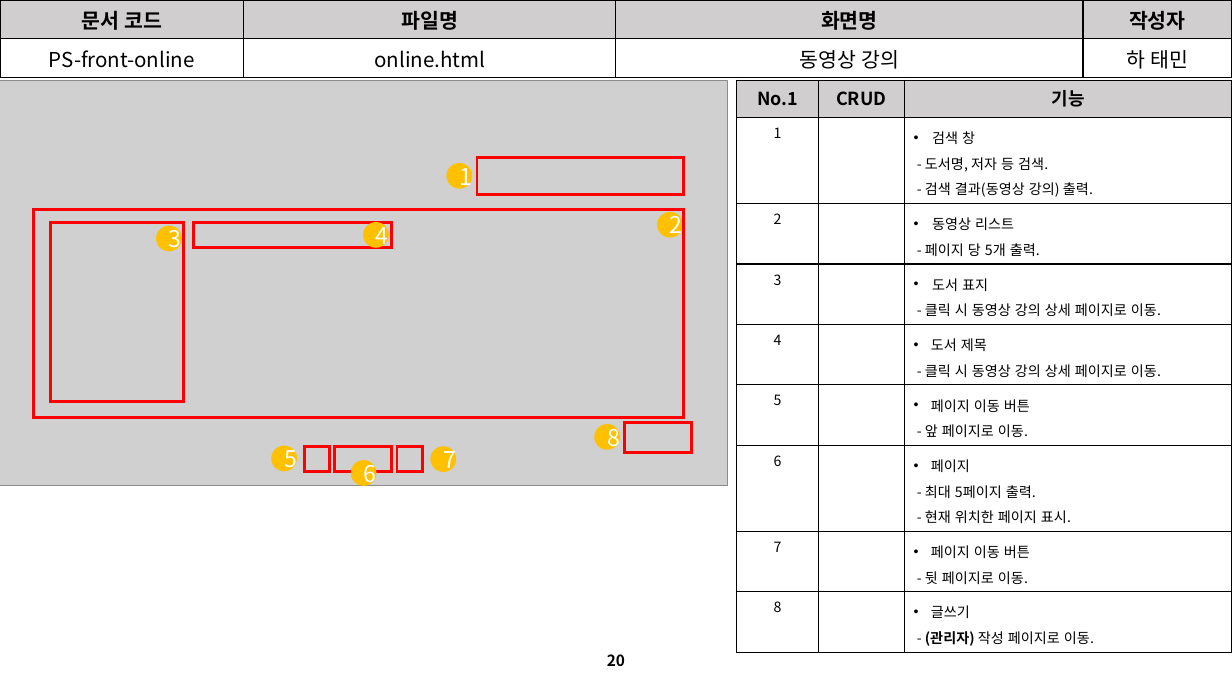
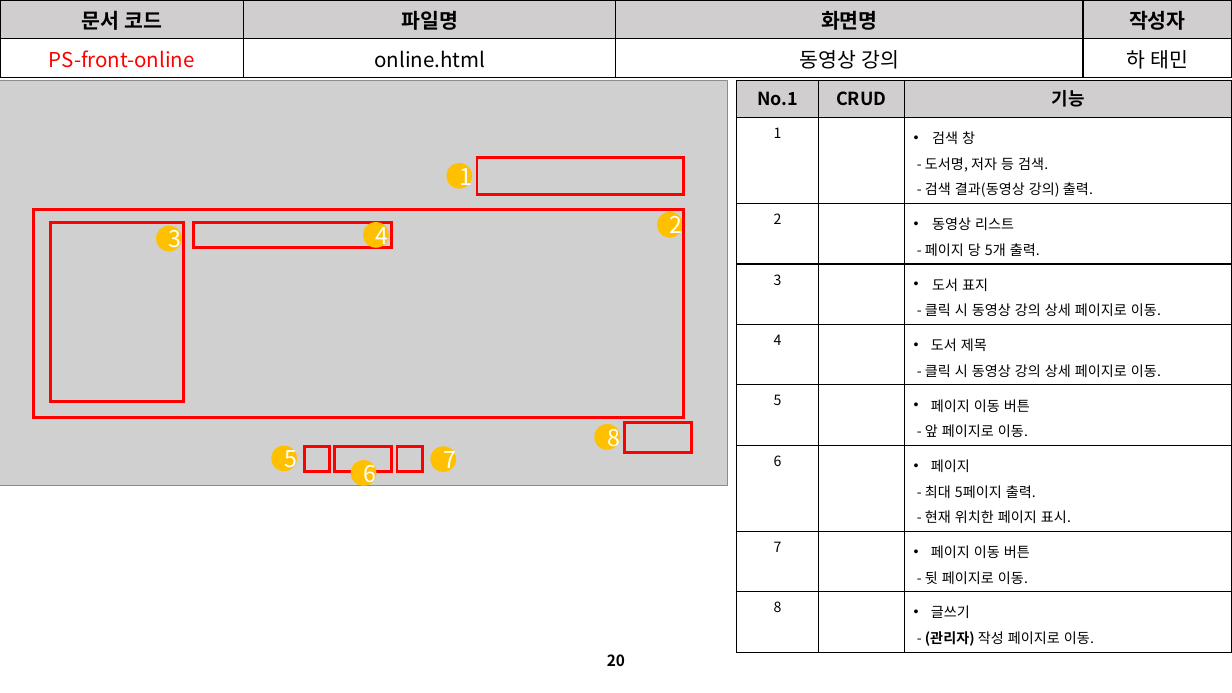
Before and after one commit to David-Ha-1217/Publisher_Portfolio, a slide deck: slide 20 of Documents/진행(변경)사항.pptx. Drawn at 1232x693 pixels with LibreOffice and Linux fonts; fonts in the diff are those of the drawing; grey boxes stand for pictures. Boxes give left, top, right and bottom in pixels: in the first picture for what was removed or moved away, otherwise in the second. Text is boxed around its words. In the diff, an @@ line names an element or a change of style, - is before the commit and + after.

```diff
--- a/Documents/진행(변경)사항.pptx
+++ b/Documents/진행(변경)사항.pptx
@@ table at (x1=0, y1=0, x2=1232, y2=75) @@
@@ text colour #000000 to #FF0000 in "PS-front-online" @@
```
Also in this commit, not shown: 4 other slides changed, 17 other files.
